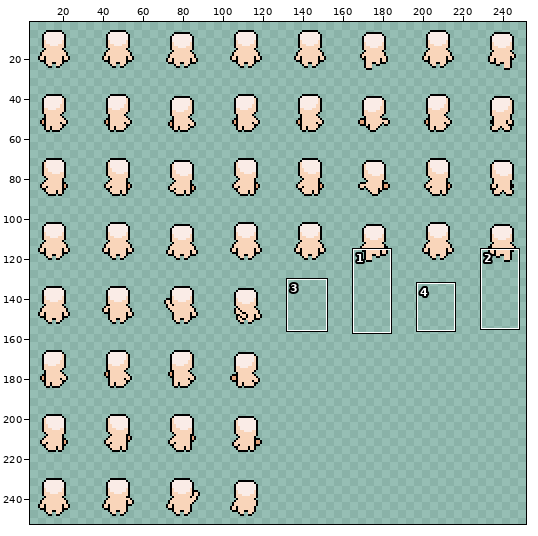
Sprite sheet: public/images/body/body-1.png. Above, an overview of the earlier version with the close-up marked.
Close-up. Earlier state:
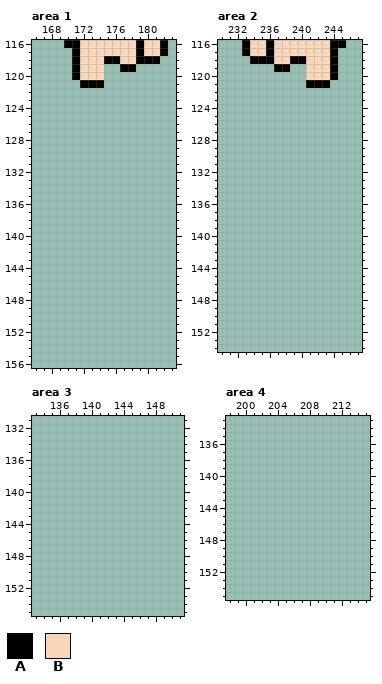
The file is 256x256 pixels. Pixels under 10% opacity are left out. Shown: area 1: x 166..183, y 116..156; area 2: x 230..247, y 116..154; area 3: x 133..151, y 131..155; area 4: x 198..215, y 133..155. The wide view leaves out empty margins. The commit also changed other parts of the picture, which this record leaves out.
Palette (. is transparent): A #000000  B #f9d5ba
Pixels before, area 1, first column x 170:
116 AABBBBBBBABBA
117 .ABBBBBBBABBA
118 .ABBBAABBAAA.
119 .ABBB..AA....
120 .ABBB........
121 ..AAA........
Pixels before, area 2, first column x 233:
116 ABBABBBBBBBAA
117 ABBABBBBBBBA.
118 .AAABBAABBBA.
119 ....AA..BBBA.
120 ........BBBA.
121 ........AAA..
The same view after the edit:
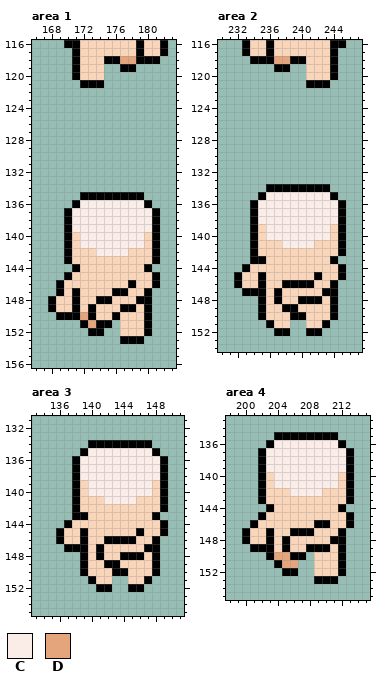
Colours new in this view: C #faece7  D #e4a47c
Change:
Changed rows in their new state; - is an unchanged pixel.
Area 1:
first column x 177:
118 DD
first column x 168:
135 ----AAAAAAAA--
136 ---ACCCCCCCCA-
137 --ACCCCCCCCCCA
138 --ACCCCCCCCCCA
139 --ACCCCCCCCCCA
140 --ABCCCCCCCCBA
141 --ABCCCCCCCCBA
142 --ABBBCCCCBBBA
143 --ABBBBBBBBBBA
144 ---ABBBBBBBBA-
145 --ABBBBBBBBBBA
146 -ABBBBBBBBABBA
147 -ABABBBBAABBA-
148 ABBABBAABBBAA-
149 ABBABABBBAABA-
150 -AAADABBABBBA-
151 ----ADAA-BBBA-
152 -----AA--BBBA-
153 ---------AAA--
Area 2:
first column x 237:
118 DD
first column x 232:
134 ----AAAAAAAA--
135 ---ACCCCCCCCA-
136 --ACCCCCCCCCCA
137 --ACCCCCCCCCCA
138 --ACCCCCCCCCCA
139 --ABCCCCCCCCBA
140 --ABCCCCCCCCBA
141 --ABBBCCCCBBBA
142 --ABBBBBBBBBBA
143 --AABBBBBBBBA-
144 -ABBBBBBBBBBBA
145 ABBABBBBBBABBA
146 ABBABBAAAABBA-
147 -AAABABBBBBAA-
148 ---ABABBAAABA-
149 ---ABBAABBBBA-
150 ---ABBBAABBBA-
151 ----ABB--BBA--
152 -----AA--AA---
Area 3:
first column x 136:
134 ----AAAAAAAA--
135 ---ACCCCCCCCA-
136 --ACCCCCCCCCCA
137 --ACCCCCCCCCCA
138 --ACCCCCCCCCCA
139 --ABCCCCCCCCBA
140 --ABCCCCCCCCBA
141 --ABBBCCCCBBBA
142 --ABBBBBBBBBBA
143 --AABBBBBBBBA-
144 -ABBBBBBBBBBBA
145 ABBABBBBBBABBA
146 ABBABBAAAABBA-
147 -AAABABBBBBAA-
148 ---ABABBAAABA-
149 ---ABBAABBBBA-
150 ---ABBBAABBBA-
151 ----ABB--BBA--
152 -----AA--AA---
Area 4:
first column x 200:
135 ----AAAAAAAA--
136 ---ACCCCCCCCA-
137 --ACCCCCCCCCCA
138 --ACCCCCCCCCCA
139 --ACCCCCCCCCCA
140 --ABCCCCCCCCBA
141 --ABCCCCCCCCBA
142 --ABBBCCCCBBBA
143 --ABBBBBBBBBBA
144 ---ABBBBBBBBA-
145 --ABBBBBBBBBBA
146 -ABBBBBBBAABBA
147 ABBABBAAABBBA-
148 ABBABABBBBBAA-
149 -AAABABBAAABA-
150 ---ADDAA-BBBA-
151 ----ADD--BBBA-
152 -----AA--BBBA-
153 ---------AAA--
Where, in picture pixels (left, top, right, bottom), the same in both close-ups:
changed: (120, 56, 136, 64)
added: (48, 192, 160, 344)
changed: (274, 56, 290, 64)
added: (234, 184, 346, 336)
added: (56, 440, 168, 592)
added: (242, 432, 354, 584)
